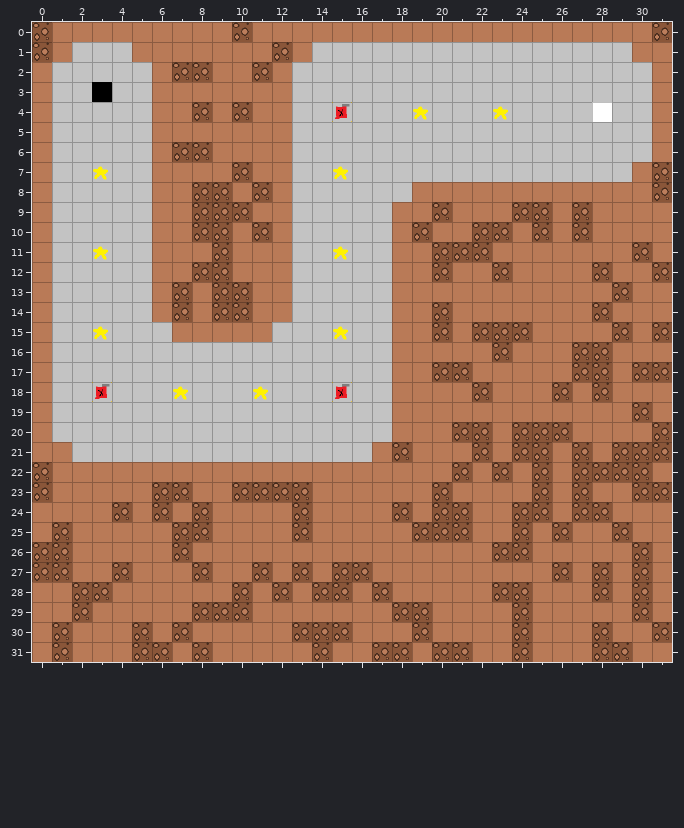
Tiled map: maps/02.tmx. That is the earlier state.
Cells are 32x32 px. Shown: x 0..31, y 0..31. Tiles whose own drawing changed are shown in their newer look in all pictures.
The same view after the edit:
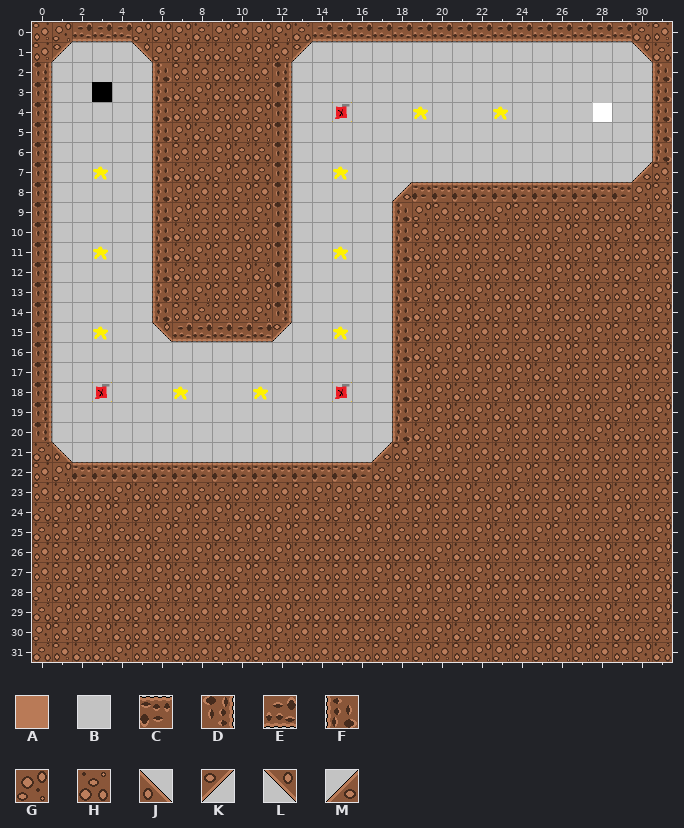
Key: from "tiles": A 0, B 1, C 10, D 11, E 12, F 13, G 14, H 15, J 16, K 17, L 18, M 19.
_ is an empty cell.
What changed:
Layer "02":
y 0: x 1..9 AAAAAAAAA -> GEEEGGGHG; x 11..30 AAAAAAAAAAAAAAAAAAAA -> GGHEEEEEEEEEEEEEEEEH
y 1: x 1 A -> K; x 5..11 AAAAAAA -> LGGHHGG; x 13 A -> K; x 30..31 AA -> LH
y 2: x 0 A -> D; x 6 A -> F; x 9..10 AA -> HH; x 12 A -> D; x 31 A -> F
y 3: x 0 A -> D; x 6..12 AAAAAAA -> FHGHHHD; x 31 A -> F
y 4: x 0 A -> D; x 6..7 AA -> FH; x 9 A -> H; x 11..12 AA -> GD; x 31 A -> F
y 5: x 0 A -> D; x 6..12 AAAAAAA -> FGHGGGD; x 31 A -> F
y 6: x 0 A -> D; x 6 A -> F; x 9..12 AAAA -> GHHD; x 31 A -> F
y 7: x 0 A -> D; x 6..9 AAAA -> FHHG; x 11..12 AA -> HD; x 30 A -> M
y 8: x 0 A -> D; x 6..7 AA -> FG; x 10 A -> G; x 12 A -> D; x 18..30 BAAAAAAAAAAAA -> MCCCCCCCCCCCG
y 9: x 0 A -> D; x 6..7 AA -> FG; x 11..12 AA -> GD; x 18..19 AA -> FG; x 21..23 AAA -> HHG; x 26 A -> H; x 28..31 AAAA -> HHGG
y 10: x 0 A -> D; x 6..7 AA -> FH; x 10 A -> H; x 12 A -> D; x 18 A -> F; x 20..21 AA -> HH; x 24 A -> H; x 26 A -> G; x 28..31 AAAA -> HGHH
y 11: x 0 A -> D; x 6..8 AAA -> FHG; x 10..12 AAA -> GGD; x 18..19 AA -> FH; x 23..29 AAAAAAA -> HGGHGGH; x 31 A -> H
y 12: x 0 A -> D; x 6..7 AA -> FH; x 10..12 AAA -> GHD; x 18..19 AA -> FG; x 21..22 AA -> GH; x 24..27 AAAA -> HGGH; x 29..30 AA -> HG
y 13: x 0 A -> D; x 6 A -> F; x 8 A -> G; x 11..12 AA -> GD; x 18..28 AAAAAAAAAAA -> FGHHGHHGHGH; x 30..31 AA -> HG
y 14: x 0 A -> D; x 6 A -> F; x 8 A -> H; x 11..12 AA -> GD; x 18..19 AA -> FH; x 21..27 AAAAAAA -> GHGGGHH; x 29..31 AAA -> GGG
y 15: x 0 A -> D; x 6..12 BAAAAAB -> LEEEEEK; x 18..19 AA -> FH; x 21 A -> G; x 25..28 AAAA -> HHGG; x 30 A -> H
y 16: x 0 A -> D; x 18..22 AAAAA -> FHGGH; x 24..26 AAA -> HGG; x 29..31 AAA -> HHG
y 17: x 0 A -> D; x 18..19 AA -> FG; x 22..26 AAAAA -> GGGHG; x 29 A -> G
y 18: x 0 A -> D; x 18..21 AAAA -> FGGH; x 23..25 AAA -> GHH; x 27 A -> H; x 29..31 AAA -> GHH
y 19: x 0 A -> D; x 18..29 AAAAAAAAAAAA -> FGGHGHGGGGHG; x 31 A -> G
y 20: x 0 A -> D; x 18..20 AAA -> FHG; x 23 A -> G; x 27..30 AAAA -> HGHH
y 21: x 0..1 AA -> HJ; x 17 A -> M; x 19..21 AAA -> GGG; x 23 A -> H; x 26 A -> H; x 28 A -> H
y 22: x 1..20 AAAAAAAAAAAAAAAAAAAA -> GCCCCCCCCCCCCCCCHGHH; x 22 A -> G; x 24 A -> G; x 26 A -> H; x 31 A -> H
y 23: x 1..5 AAAAA -> HHHGH; x 8..9 AA -> HH; x 14..19 AAAAAA -> GGGGGH; x 21..24 AAAA -> GHGH; x 26 A -> H; x 28..29 AA -> GH
y 24: x 0..3 AAAA -> HGGG; x 5 A -> G; x 7 A -> G; x 9..12 AAAA -> GHHG; x 14..17 AAAA -> HGHG; x 19 A -> G; x 22..23 AA -> GG; x 26 A -> G; x 29..31 AAA -> GHH
y 25: x 0 A -> H; x 2..6 AAAAA -> GGHHG; x 9..12 AAAA -> HGGG; x 14..18 AAAAA -> HHGGH; x 22..23 AA -> GH; x 25 A -> G; x 27..28 AA -> HH; x 30..31 AA -> HG
y 26: x 2..6 AAAAA -> HHHGH; x 8..22 AAAAAAAAAAAAAAA -> GHHHGHHHHHHHGHH; x 25..29 AAAAA -> HHHGH; x 31 A -> G
y 27: x 2..3 AA -> GG; x 5..7 AAA -> GGH; x 9..10 AA -> HG; x 12 A -> H; x 14 A -> H; x 17..25 AAAAAAAAA -> GHGHHGHHH; x 27 A -> G; x 29 A -> G; x 31 A -> H
y 28: x 0..1 AA -> GG; x 4..9 AAAAAA -> HHGGGG; x 11 A -> H; x 13 A -> H; x 16 A -> H; x 18..22 AAAAA -> GGGGG; x 25..27 AAA -> HHH; x 29 A -> G; x 31 A -> G
y 29: x 0..1 AA -> HG; x 3..7 AAAAA -> GHGHH; x 11..17 AAAAAAA -> GGHHHHH; x 20..23 AAAA -> HGHH; x 25..29 AAAAA -> HHHGH; x 31 A -> G
y 30: x 0 A -> G; x 2..4 AAA -> GGH; x 6 A -> H; x 8..12 AAAAA -> HHGGG; x 16..18 AAA -> HHG; x 20..23 AAAA -> GHGH; x 25..27 AAA -> HGG; x 29..30 AA -> HH
y 31: x 0 A -> H; x 2..4 AAA -> HHG; x 7 A -> H; x 9..13 AAAAA -> GHGHH; x 15..16 AA -> HH; x 19 A -> G; x 22..23 AA -> GG; x 25..27 AAA -> GGG; x 30..31 AA -> GH
Changed places in both pictures, as pixel boxes (x1, y1, x2, y2):
changed: (32, 22, 672, 662)
